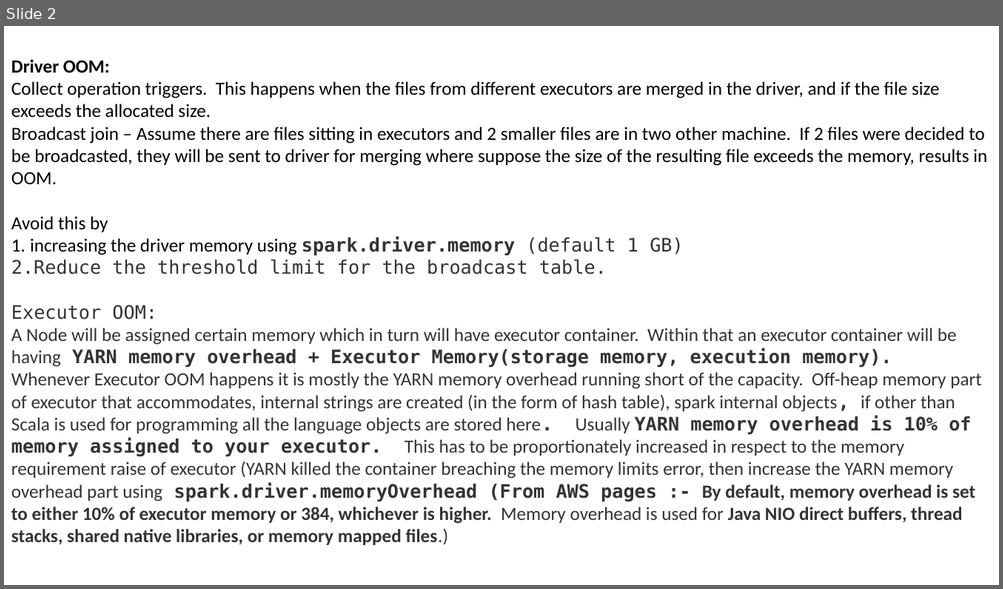
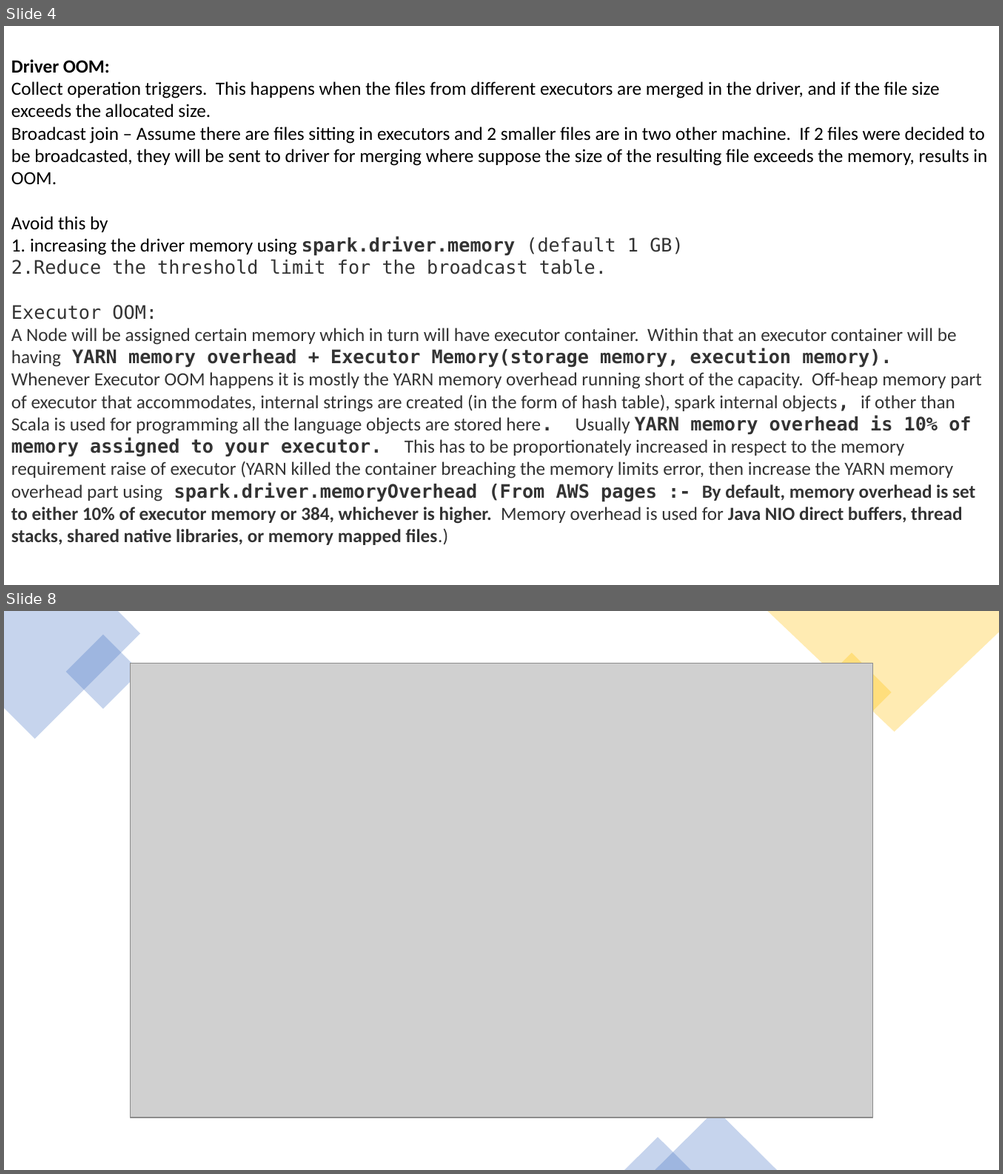
Before and after one commit to samRddhimat/onlinefiles, a slide deck: Spark Memory Tips.pptx. Shown one above the other, each under a label of ours: slide 2 before the commit, slides 4 and 8 after it; the slides between them are not shown. The pictures are 1003x589 and 1003x1174 pixels, drawn with LibreOffice and Linux fonts; fonts in the diff are those of the drawing; grey boxes stand for pictures. Boxes give left, top, right and bottom in pixels: in the first picture for what was removed or moved away, otherwise in the second. Text is boxed around its words. In the diff, an @@ line names an element or a change of style, - is before the commit and + after.

```diff
--- a/Spark Memory Tips.pptx
+++ b/Spark Memory Tips.pptx
@@ slide 8 added at bbox=[4, 611, 999, 1170], background #FFFFFF @@
@@ freeform shape added at bbox=[4, 611, 141, 739], fill #4472C4 at 30% opacity @@
@@ freeform shape added at bbox=[767, 611, 999, 732], fill #FFC000 at 30% opacity @@
@@ rectangle added at bbox=[66, 635, 141, 709], fill #4472C4 at 30% opacity @@
@@ rectangle added at bbox=[811, 653, 891, 732], fill #FFC000 at 30% opacity @@
@@ picture added at bbox=[130, 664, 873, 1118] @@
@@ triangle added at bbox=[654, 1111, 777, 1170], fill #4472C4 at 30% opacity @@
@@ triangle added at bbox=[625, 1138, 691, 1170], fill #4472C4 at 30% opacity @@
@@ what was slide 2 is now slide 4 @@
```
Also in this commit, not shown: 1 slide changed, 5 other slides added, 4 slides removed.
